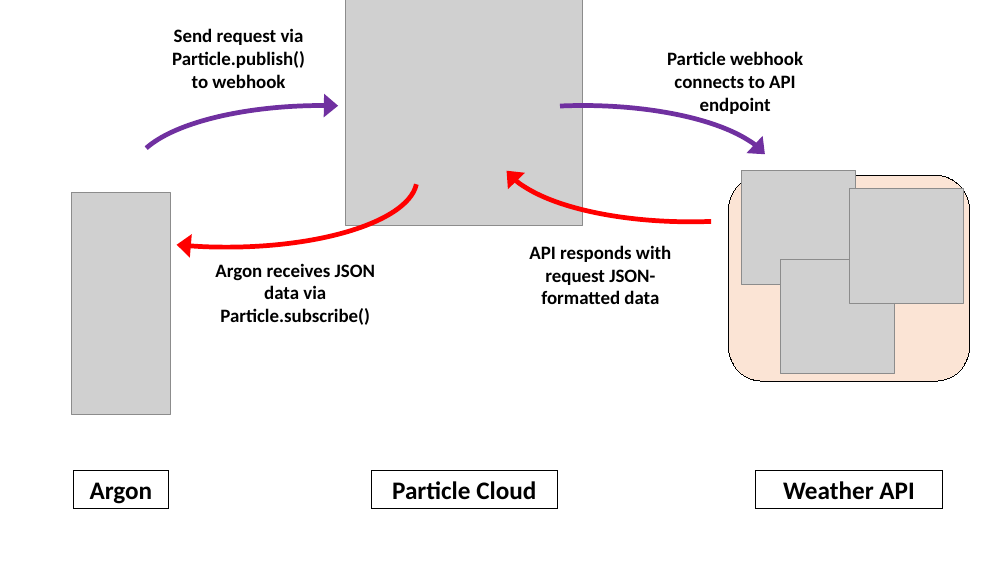
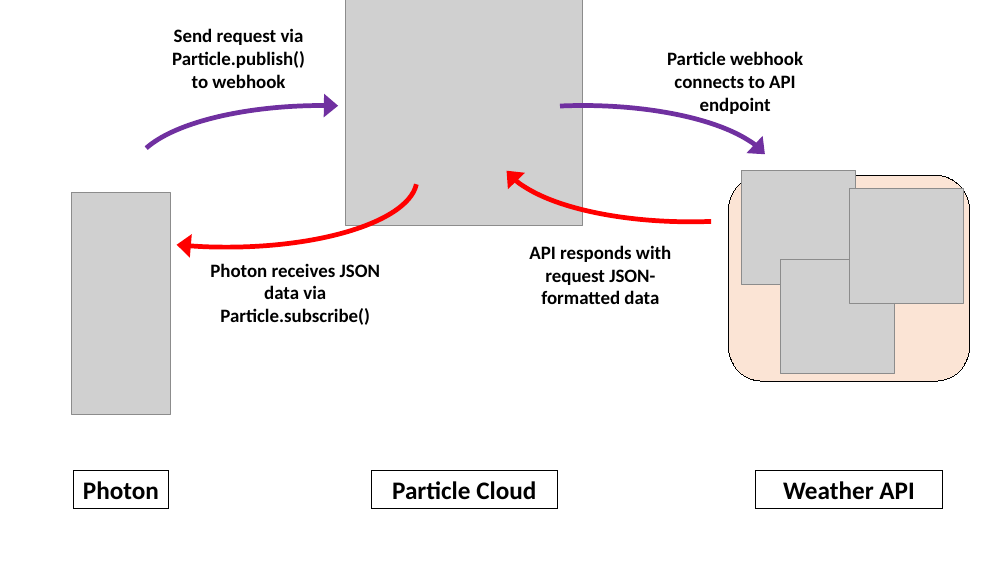
Before and after one commit to reparke/TAC348-Making-Smart-Devices, a slide deck: slide 11 of _lectures/week11/api_visualization.pptx. Drawn at 1008x567 pixels with LibreOffice and Linux fonts; fonts in the diff are those of the drawing; grey boxes stand for pictures. Boxes give left, top, right and bottom in pixels: in the first picture for what was removed or moved away, otherwise in the second. Text is boxed around its words. In the diff, an @@ line names an element or a change of style, - is before the commit and + after.

```diff
--- a/_lectures/week11/api_visualization.pptx
+++ b/_lectures/week11/api_visualization.pptx
@@ text at (210,263,380,325): text changed @@
-Argon receives JSON data via Particle.subscribe()
+Photon receives JSON data via Particle.subscribe()
@@ text in rectangle at (83,481,159,500): text changed @@
-Argon
+Photon
```
Also in this commit, not shown: 10 other slides changed, 47 other files.
